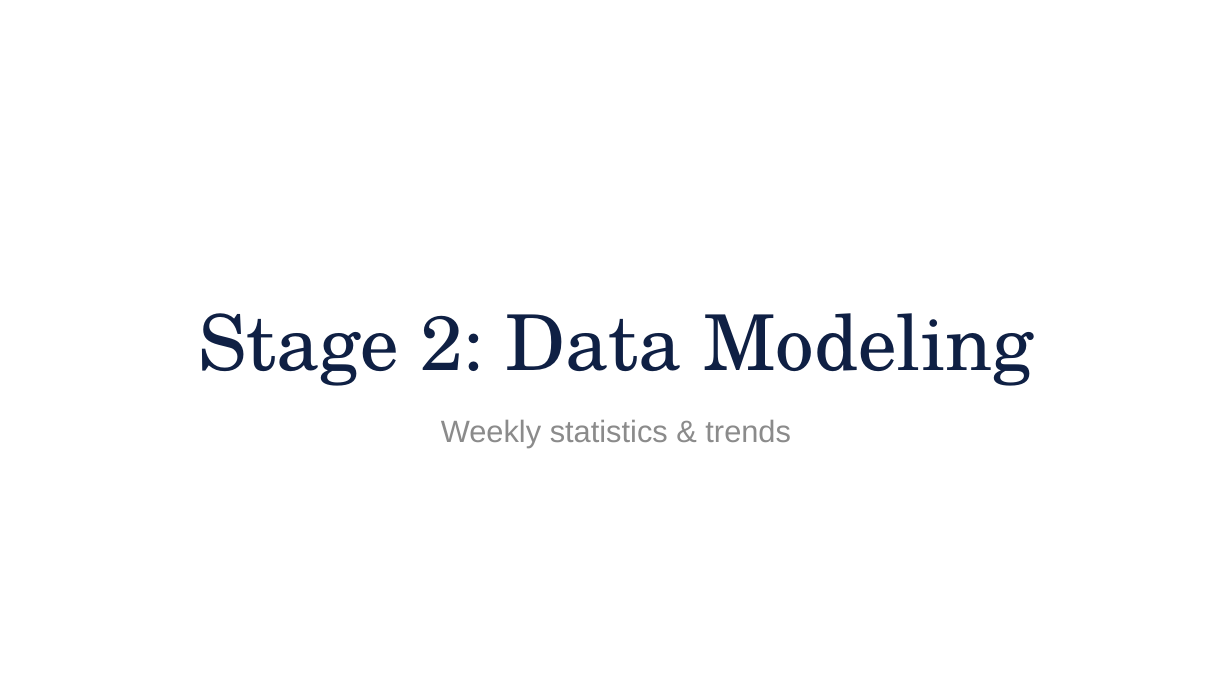
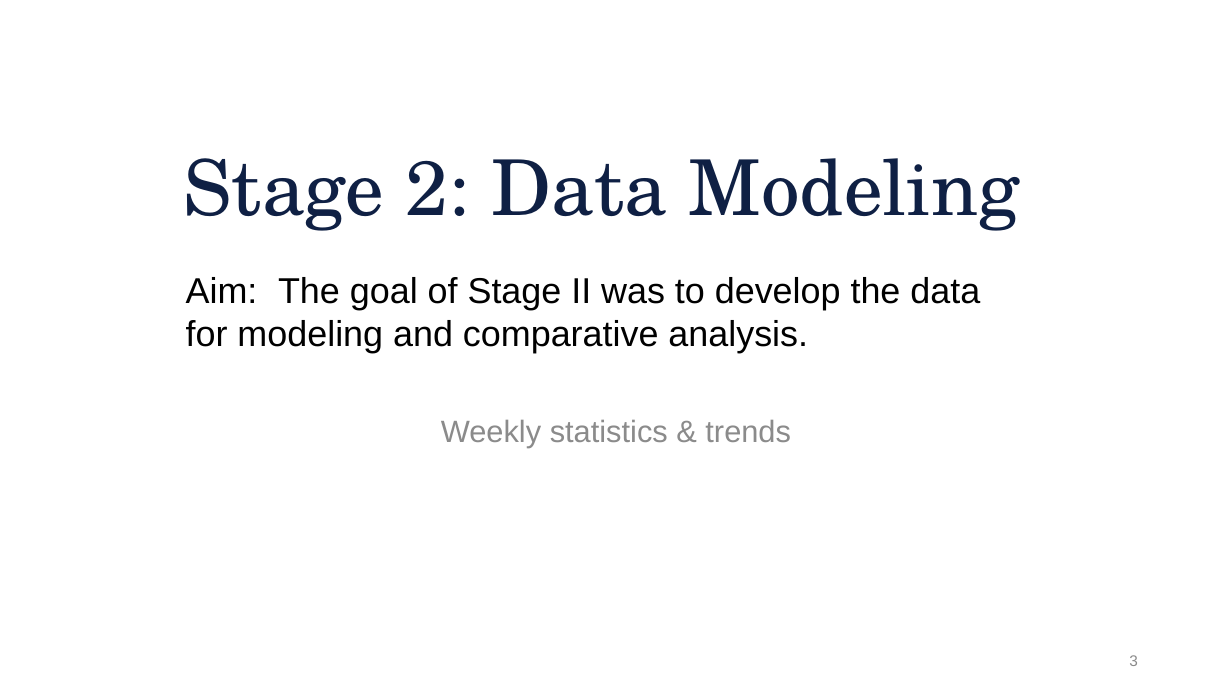
Before and after one commit to aiwayemi/Group-1, a slide deck: slide 3 of ProjPresentation.pptx. Drawn at 1232x693 pixels with LibreOffice and Linux fonts; fonts in the diff are those of the drawing; background and template pictures are left out. Boxes give left, top, right and bottom in pixels: in the first picture for what was removed or moved away, otherwise in the second. Text is boxed around its words. In the diff, an @@ line names an element or a change of style, - is before the commit and + after.

```diff
--- a/ProjPresentation.pptx
+++ b/ProjPresentation.pptx
@@ title "Stage 2: Data Modeling": place and size @@
-title "Stage 2: Data Modeling" at [198,313,1034,386]
+title "Stage 2: Data Modeling" at [184,158,1020,231]
@@ text added at [186,277,980,353], 28 pt, text #000000 @@
+Aim: The goal of Stage II was to develop the data for modeling and comparative analysis.
@@ page number added at [1129,655,1138,666], 12 pt, text #8C8C8C @@
+3
```
Also in this commit, not shown: 9 other slides changed, 10 slides added.
